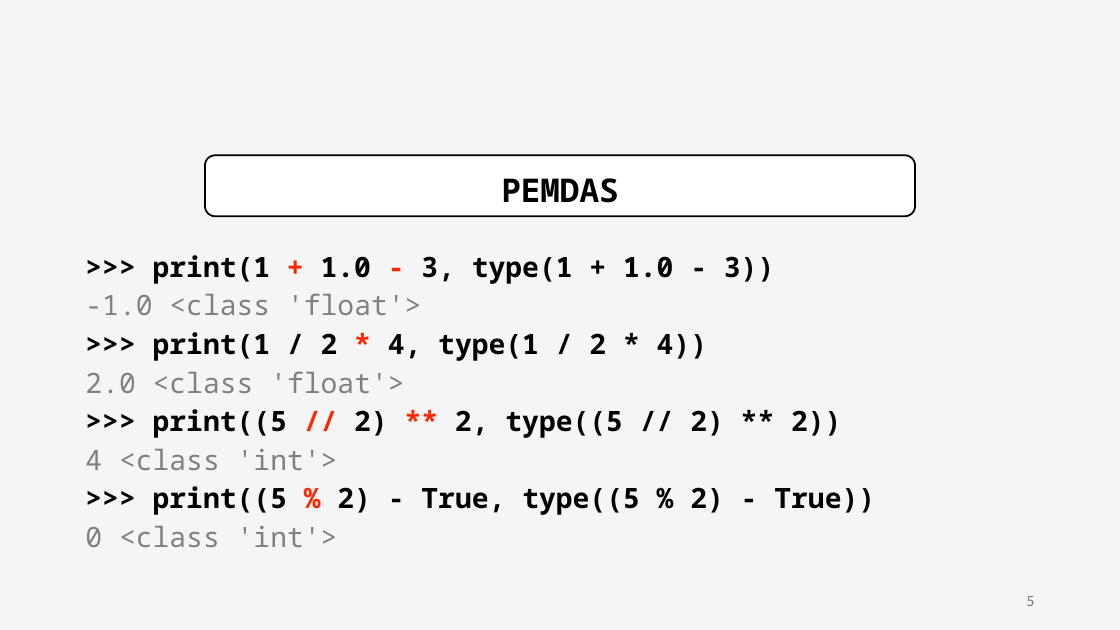
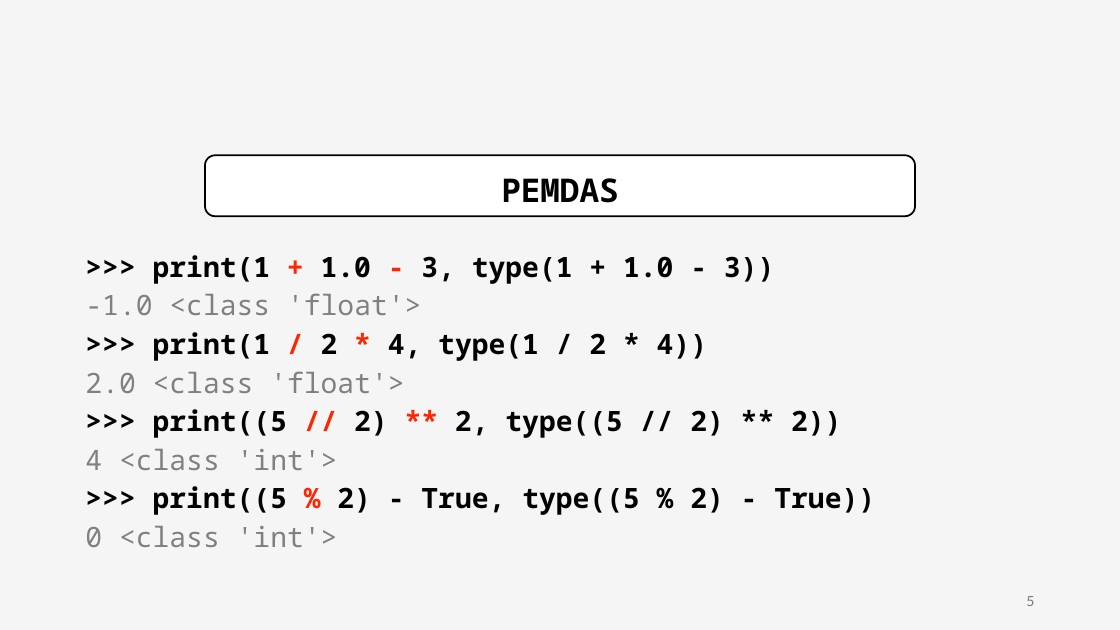
Before and after one commit to iannickgagnon/sagedays_iannick_2026, a slide deck: slide 5 of python_1/presentation_python_1.pptx. Drawn at 1120x630 pixels with LibreOffice and Linux fonts; fonts in the diff are those of the drawing; grey boxes stand for pictures. Boxes give left, top, right and bottom in pixels: in the first picture for what was removed or moved away, otherwise in the second. Text is boxed around its words. In the diff, an @@ line names an element or a change of style, - is before the commit and + after.

```diff
--- a/python_1/presentation_python_1.pptx
+++ b/python_1/presentation_python_1.pptx
@@ text at bbox=[153, 332, 707, 361]: text colour #000000 to #FF2500 in "/" @@
```
Also in this commit, not shown: 6 other slides changed.
